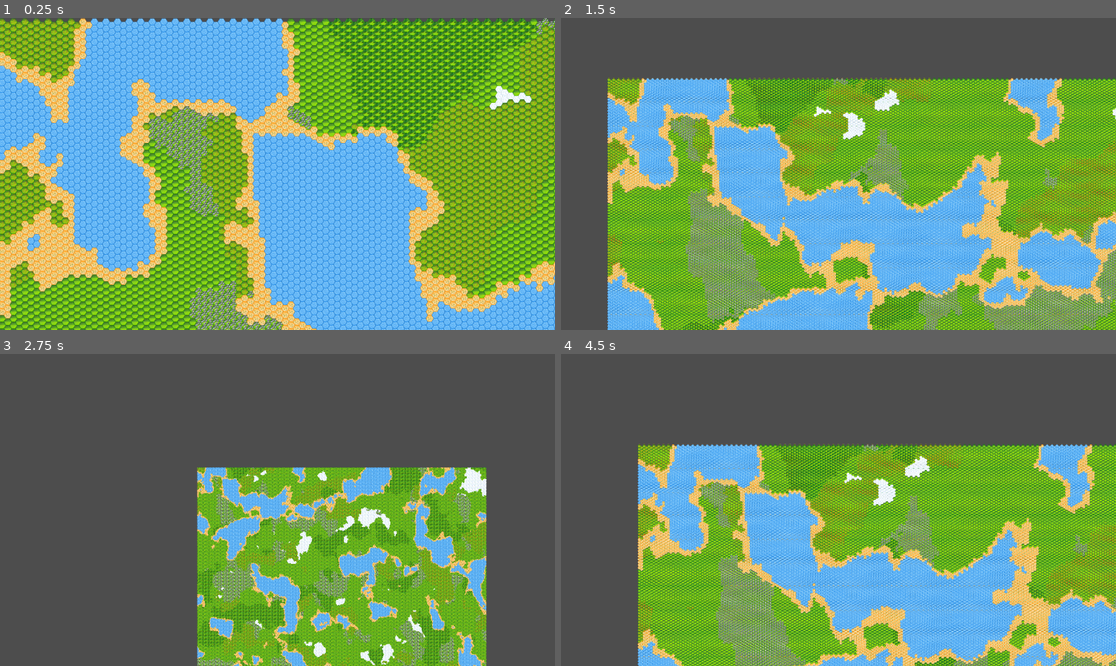
Above: before the commit, frames 1-4 (two rows, left to right).
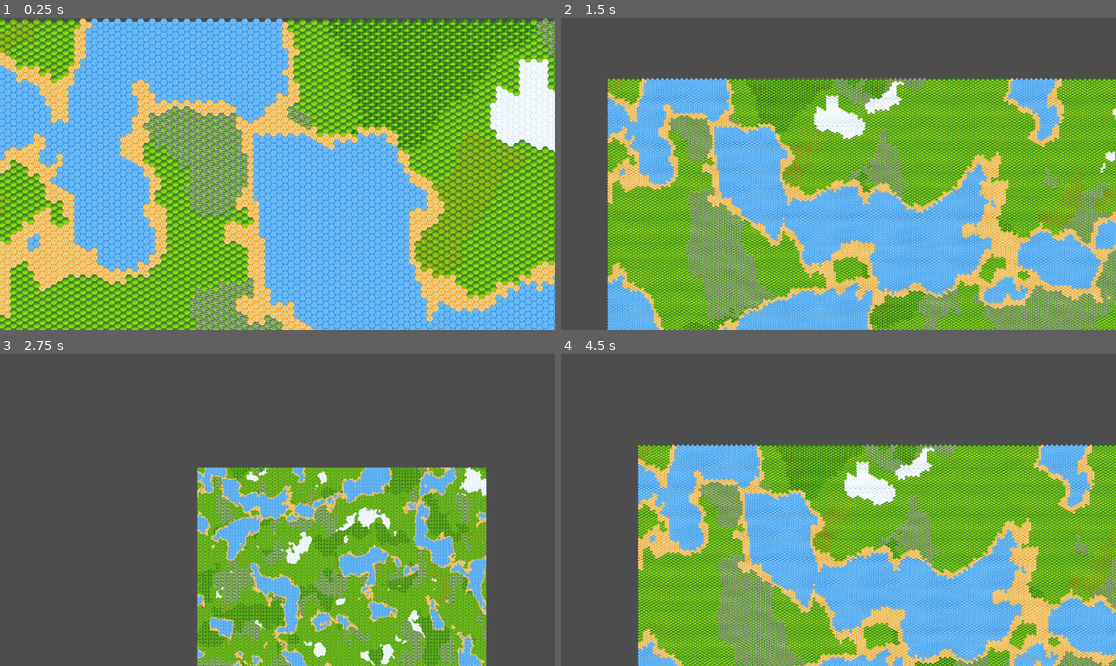
Above: after the commit, the same moments.

Repository: IsStephy/Game_TM_2
Game: Godot game, scene res://scenes/main.tscn
Same seed, same stepped clock (60 frames per second), same inputs: the game is played once before the commit and once after it.
Inputs:
- Up to frame 1 (0.25 s): no input
- Up to frame 2 (1.5 s): tap Enter at 0.5 s; hold Right (ui_right) 0.53-1.28 s; hold P 0.53-1.28 s; hold Down (ui_down) from 1.28 s (still down); tap O at 1.35 s
- Up to frame 3 (2.75 s): release Down (ui_down) at 2.03 s; hold Right (ui_right) from 2.03 s (still down); hold P from 2.03 s (still down)
- Up to frame 4 (4.5 s): release Right (ui_right) at 2.78 s; release P at 2.78 s; hold Up (ui_up) 2.78-3.53 s; tap O at 2.85, 4.35 s; hold P 3.53-4.28 s; hold Left (ui_left) from 3.53 s (still down)

The runs differ from the first frame. In frame 1, 8.8% of the frame differs, in the area x 0-100%, y 0-90%; in frame 2, 3.6%; in frame 3, 1.6%; in frame 4, 3.0%.

Commit message:
add images for character

Diff:
--- a/Grid_map/game_of_life/scenes/main.gd
+++ b/Grid_map/game_of_life/scenes/main.gd
@@ -79,7 +79,7 @@
 
 				if mountain_chance > 0.25:
 					tile_pos = mountain
-				elif flower_chance > 0.25:
+				elif flower_chance > 0.45:
 					tile_pos = flower
 				elif forest_chance > 0.2:
 					tile_pos = forest
Binary file added: Grid_map/game_of_life/assets/sell/tilemap2.png
Not shown, added: Grid_map/game_of_life/scripts/sprite_generator/script.lua
Not shown, changed: Sprite-0003.aseprite
